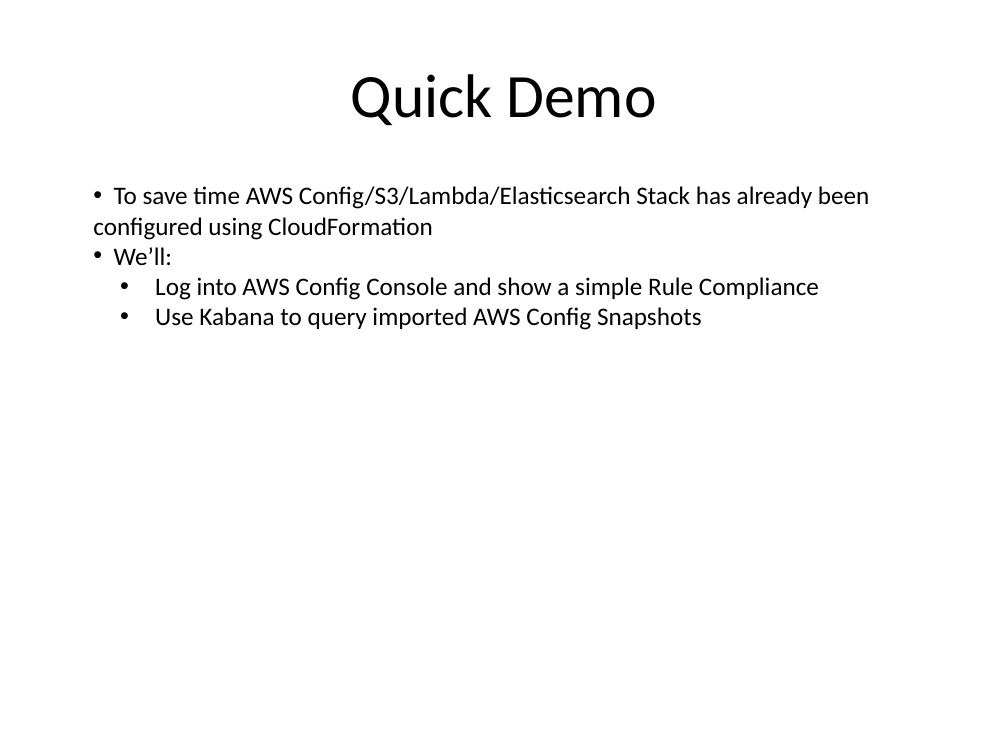
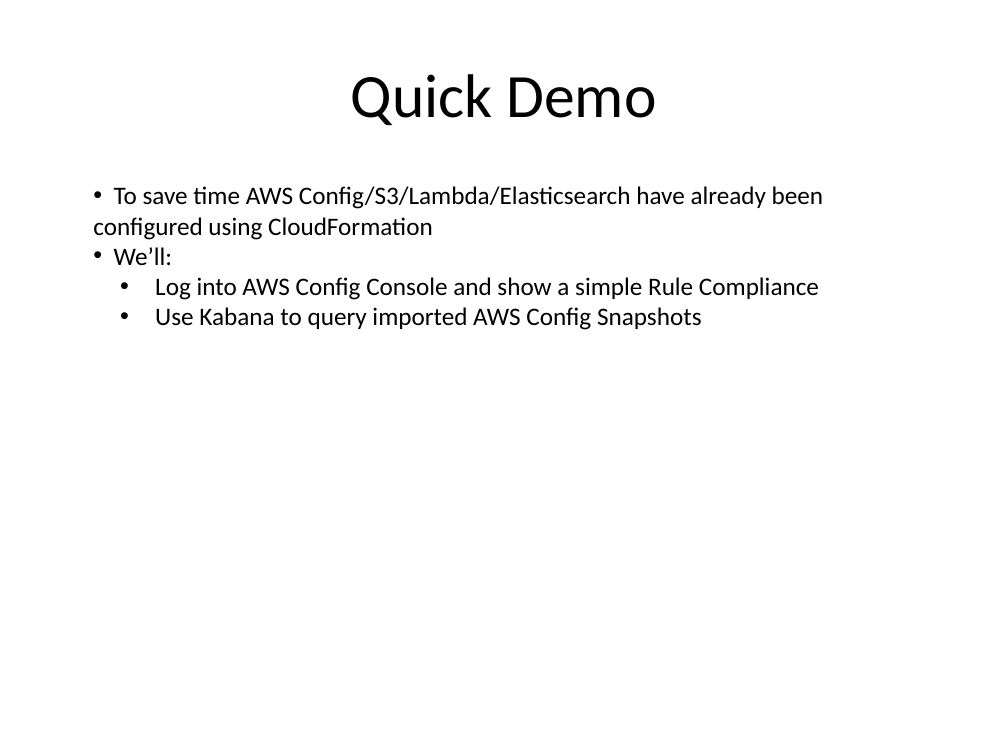
Before and after one commit to kskalvar/aws-config-to-elasticsearch-lambda, a slide deck: slide 5 of slides/AWS-Config-Lambda-Elasticsearch.pptx. Drawn at 1008x756 pixels with LibreOffice and Linux fonts; fonts in the diff are those of the drawing. Boxes give left, top, right and bottom in pixels: in the first picture for what was removed or moved away, otherwise in the second. Text is boxed around its words. In the diff, an @@ line names an element or a change of style, - is before the commit and + after.

```diff
--- a/slides/AWS-Config-Lambda-Elasticsearch.pptx
+++ b/slides/AWS-Config-Lambda-Elasticsearch.pptx
@@ text at (x1=93, y1=186, x2=824, y2=240): text changed @@
-• To save time AWS Config/S3/Lambda/Elasticsearch Stack has already been configured using CloudFormation
+• To save time AWS Config/S3/Lambda/Elasticsearch have already been configured using CloudFormation
```
Also in this commit, not shown: 3 other slides changed, 1 slide added.
